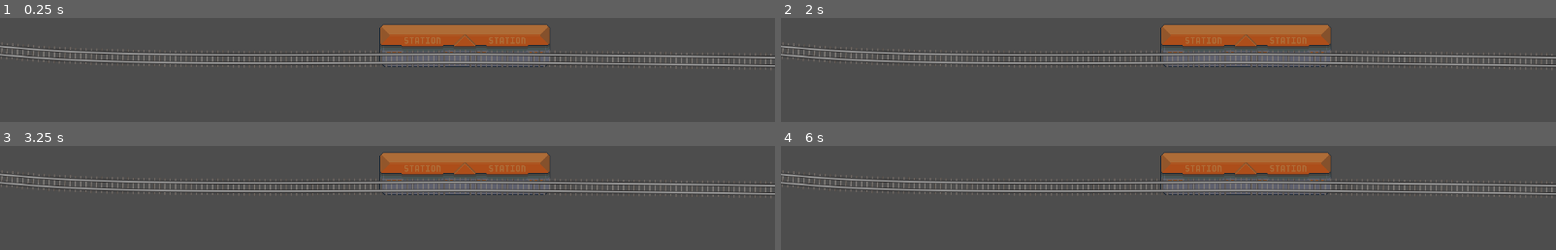
Above: before the commit, frames 1-4 (two rows, left to right).
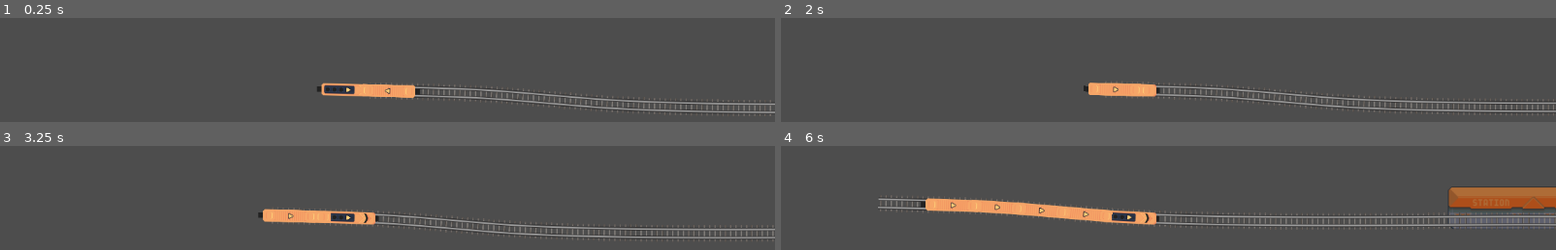
Above: after the commit, the same moments.

Repository: ahartel/trainwaves
Game: Godot game, scene res://GameScenes/game.tscn
Two runs of this game, one before a commit and one after it. Both use one fixed random seed, a clock stepped at 60 frames per second and the inputs below.
Inputs:
- Up to frame 1 (0.25 s): no input
- Up to frame 2 (2 s): hold W (speed_up) 0.53-1.28 s; hold X (cut_throttle) 0.53-1.28 s; hold Space (brake) from 1.28 s (still down); tap ` (set_throttle_0) at 1.35 s
- Up to frame 3 (3.25 s): release Space (brake) at 2.03 s; hold 1 (set_throttle_10) 2.03-2.78 s; hold W (speed_up) from 2.03 s (still down); tap 0 (set_throttle_100) at 2.85 s
- Up to frame 4 (6 s): release W (speed_up) at 3.53 s; hold 2 (set_throttle_20) 3.53-4.28 s; hold Space (brake) 3.53-5.78 s; tap 3 (set_throttle_30) at 4.35 s; hold 4 (set_throttle_40) 5.03-5.78 s; hold W (speed_up) from 5.78 s (still down); tap 5 (set_throttle_50) at 5.85 s

The runs differ from the first frame. In frame 1, 14% of the frame differs, in the area x 0-100%, y 6-95%; in frame 2, 14%; in frame 3, 15%; in frame 4, 20%, in the area x 0-100%, y 6-81%.

Commit message:
lighter train with shorter start/stop times

Diff:
--- a/GameScenes/game.tscn
+++ b/GameScenes/game.tscn
@@ -21,8 +21,6 @@
 script = ExtResource("1_55g6r")
 train_vehicle_reference = ExtResource("2_q6okl")
 
-[node name="Camera2D" type="Camera2D" parent="."]
-
 [node name="TrainEngine" parent="." instance=ExtResource("3_fimsf")]
 position = Vector2(-768, -70)
 
@@ -31,6 +29,9 @@
 [node name="CollisionShape2D" type="CollisionShape2D" parent="TrainEngine"]
 position = Vector2(30, 0)
 shape = SubResource("RectangleShape2D_q6okl")
+
+[node name="Camera2D" type="Camera2D" parent="TrainEngine"]
+position = Vector2(28, -1)
 
 [node name="Tracks" type="Node2D" parent="."]
 
--- a/GameScenes/station.tscn
+++ b/GameScenes/station.tscn
@@ -15,7 +15,7 @@
 script = ExtResource("1_q8f6j")
 
 [node name="CollisionShape2D" type="CollisionShape2D" parent="StationEnter"]
-position = Vector2(-608, 16.5)
+position = Vector2(-179, 16.5)
 shape = SubResource("RectangleShape2D_5tskr")
 
 [node name="Sprite2D" type="Sprite2D" parent="."]
@@ -25,7 +25,7 @@
 script = ExtResource("3_nb5dc")
 
 [node name="CollisionShape2D" type="CollisionShape2D" parent="StationExit"]
-position = Vector2(115, 16)
+position = Vector2(140, 16)
 shape = SubResource("RectangleShape2D_q8f6j")
 
 [node name="Timer" type="Timer" parent="StationExit"]
--- a/GameScripts/game.gd
+++ b/GameScripts/game.gd
@@ -9,10 +9,14 @@
 	engine.add_to_track($Tracks/Track)
 	engine.velocity = 2.0
 	engine.target_force_percent = 0.4
+	engine.mass = 1.0
+	engine.change_towed_mass(0)
 
 	var last_car = engine
 	for index in range(car_count):
 		var car = train_vehicle_reference.instantiate()
+		car.mass = 1.0
+		car.change_towed_mass(0)
 		add_child(car)
 		last_car.set_follower_car(car)
 		last_car = car
